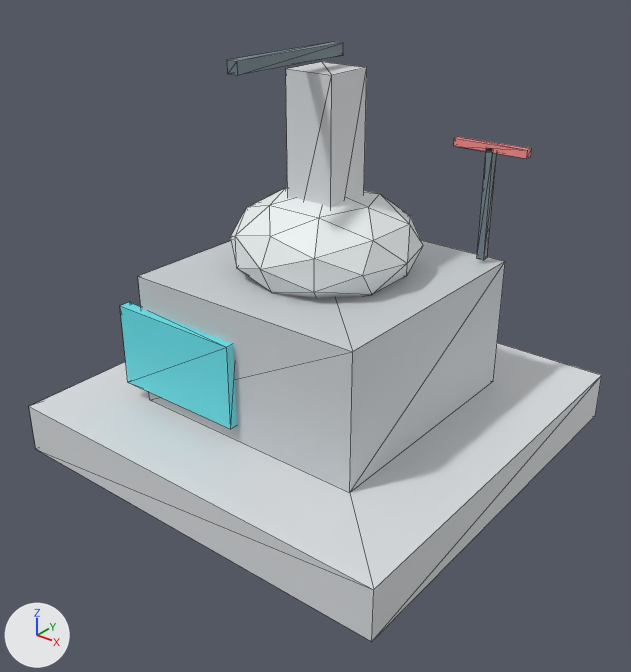
An edit to the glTF model public/assets/models/radar_base.glb, drawn before and after from the same camera.
Camera for both pictures: a 50 mm camera at (11.55, -14.8, 11.77) aimed at (0.31, -0.75, 3.06). The lights are fixed; the arrows at lower left show +X, +Y and +Z. The first picture is the older version. Mesh edges are drawn as thin lines.

The first picture shows 'p0', 'p1', 'p2', 'p3', 'p4', 'p5', 'p6', 'p7'.
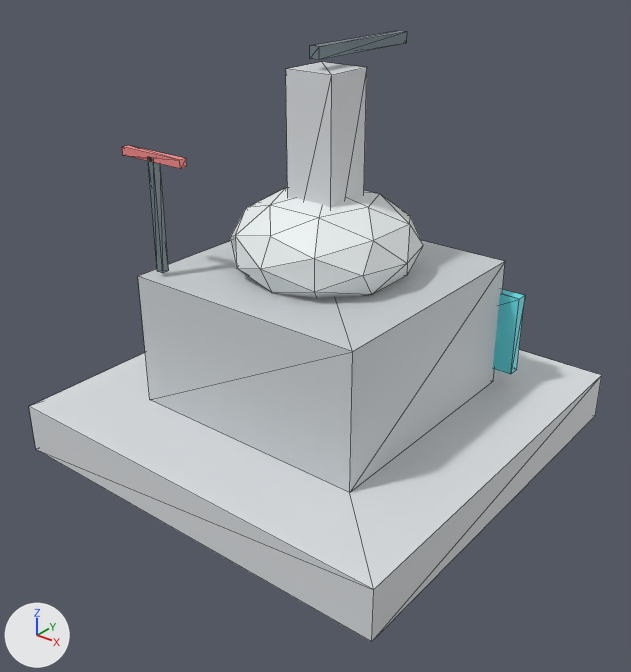
The change in detail:
me_p4 is used by ob_p4; location (0.0, 0.0, 0.0).
me_p4 had 8 vertices, 12 faces and spanned x -0.12..0.12, y -2.8..0.4, z 9.07..9.32.
me_p4 now has 8 vertices, 12 faces and spans x -0.12..0.12, y -0.4..2.8, z 9.07..9.32.
me_p4 part 1: 8 vertices removed from x -0.12..0.12, y -2.8..0.4, z 9.07..9.32.
me_p4 part 2: 8 vertices added at x -0.12..0.12, y -0.4..2.8, z 9.07..9.32, forming a box.
me_p5 is used by ob_p5; location (0.0, 0.0, 0.0).
me_p5 had 8 vertices, 12 faces and spanned x 2.51..2.69, y 2.51..2.69, z 4.5..7.1.
me_p5 now has 8 vertices, 12 faces and spans x -2.69..-2.51, y -2.69..-2.51, z 4.5..7.1.
me_p5 part 3: 8 vertices removed from x 2.51..2.69, y 2.51..2.69, z 4.5..7.1.
me_p5 part 4: 8 vertices added at x -2.69..-2.51, y -2.69..-2.51, z 4.5..7.1, forming a box.
me_p6 is used by ob_p6; location (0.0, 0.0, 0.0).
me_p6 had 8 vertices, 12 faces and spanned x 1.7..3.5, y 2.51..2.69, z 7.01..7.19.
me_p6 now has 8 vertices, 12 faces and spans x -3.5..-1.7, y -2.69..-2.51, z 7.01..7.19.
me_p6 part 5: 8 vertices removed from x 1.7..3.5, y 2.51..2.69, z 7.01..7.19.
me_p6 part 6: 8 vertices added at x -3.5..-1.7, y -2.69..-2.51, z 7.01..7.19, forming a box.
me_p7 is used by ob_p7; location (0.0, 0.0, 0.0).
me_p7 had 8 vertices, 12 faces and spanned x -3.5..-0.1, y -3.2..-2.9, z 1.6..3.6.
me_p7 now has 8 vertices, 12 faces and spans x 0.1..3.5, y 2.9..3.2, z 1.6..3.6.
me_p7 part 7: 8 vertices removed from x -3.5..-0.1, y -3.2..-2.9, z 1.6..3.6.
me_p7 part 8: 8 vertices added at x 0.1..3.5, y 2.9..3.2, z 1.6..3.6, forming a box.

Location of each change, (x1, y1, x2, y2) in pixels of the pictures (631 x 672 px):
'p7', reshaped: before (120, 302, 237, 429); after (493, 289, 525, 374)
'p4', reshaped (16% narrower, 12% shorter): before (227, 42, 343, 75); after (310, 31, 407, 60)
'p5', reshaped: before (477, 148, 497, 260); after (148, 157, 169, 273)
'p6', reshaped (16% narrower, 9% taller): before (454, 137, 532, 159); after (122, 145, 187, 169)
part 1 of me_p4, deleted: before (227, 42, 343, 75)
part 2 of me_p4, added: after (310, 31, 407, 60)
part 3 of me_p5, deleted: before (477, 148, 497, 260)
part 4 of me_p5, added: after (148, 157, 169, 273)
part 5 of me_p6, deleted (pink): before (454, 137, 532, 159)
part 6 of me_p6, added (pink): after (122, 145, 187, 169)
part 7 of me_p7, deleted (cyan): before (120, 302, 237, 429)
part 8 of me_p7, added (cyan): after (493, 289, 525, 374)
